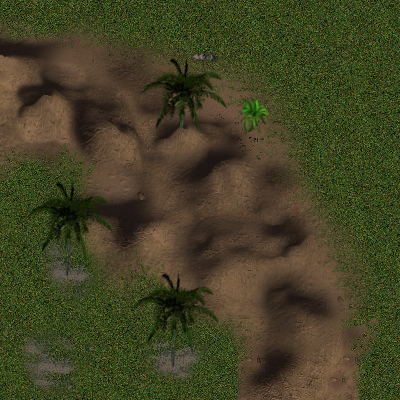
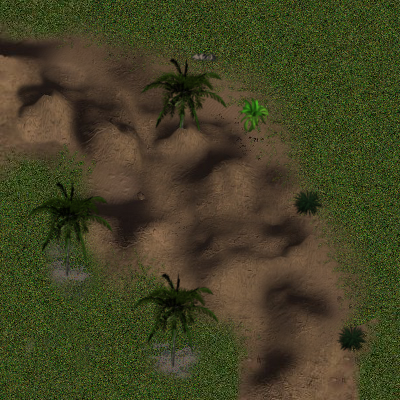
Layers edited between the first and the second 400px x 400px image:
added layer "Clipboard#2" above "Clipboard" over [292, 188, 324, 219]
added layer "Clipboard" above "New Layer copy" over [336, 324, 368, 355]
painted on "New Layer copy" over [19, 322, 96, 399]
painted on "New Layer" over [19, 322, 84, 399]
